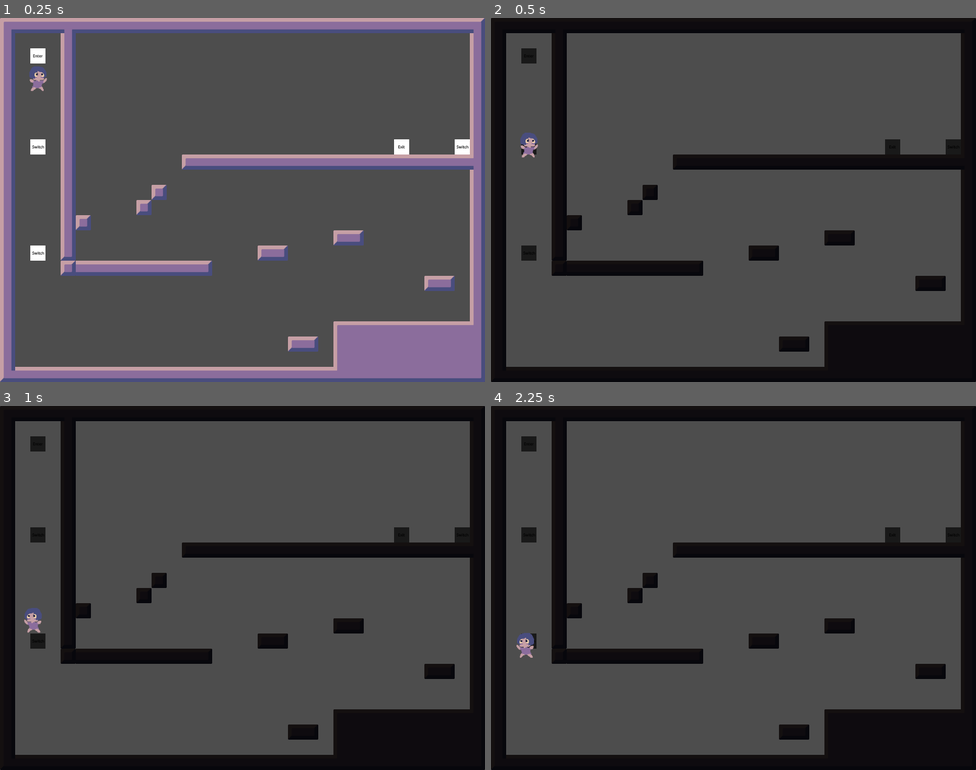
Above: before the commit, frames 1-4 (two rows, left to right).
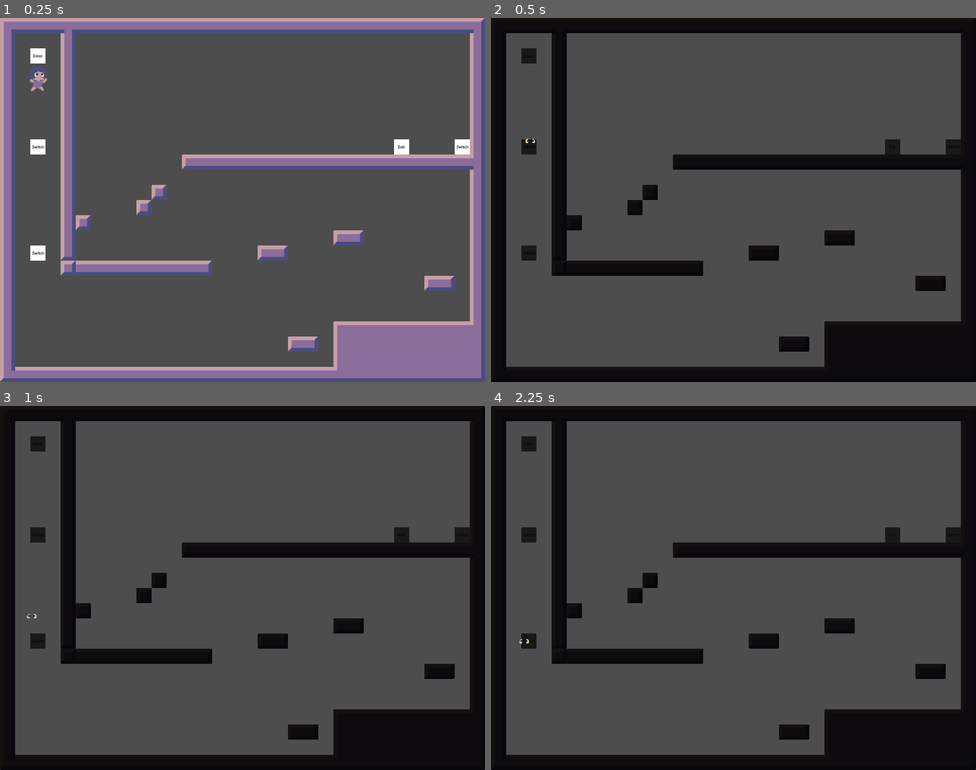
Above: after the commit, the same moments.

Repository: 3k2ng/mj160
Game: Godot game, scene res://scenes/game.tscn
Two runs of this game, one before a commit and one after it. Both use one fixed random seed, a clock stepped at 60 frames per second and the inputs below.
Inputs (mouse positions are in pixels of both pictures, inside the frame that each line leads up to):
- Up to frame 1 (0.25 s): no input
- Up to frame 2 (0.5 s): no input
- Up to frame 3 (1 s): tap Enter (ui_accept) at 0.5, 0.77 s; move the mouse to (349, 569) at 0.52 s; hold Right (ui_right) from 0.53 s (still down)
- Up to frame 4 (2.25 s): move the mouse to (636, 606) at 1.27 s; tap Enter (ui_accept) at 1.52 s; move the mouse to (782, 507) at 2.02 s; release Right (ui_right) at 2.03 s; hold Left (ui_left) from 2.03 s (still down)

Frame 1 is identical in both runs. In frame 2, 0.2% of the frame differs, in the area x 6-10%, y 31-39%; in frame 3, 0.2%; in frame 4, 0.2%.

Commit message:
Add and connect light_switched signal

Diff:
--- a/scenes/game.gd
+++ b/scenes/game.gd
@@ -16,6 +16,7 @@
 	add_child(map_node)
 	map_node.connect("initialised", _on_map_initialised)
 	map_node.connect("completed", _on_map_completed)
+	map_node.connect("light_switched", _on_map_light_switched)
 	# music
 	if map_node.music != $Music.stream:
 		$Music.stop()
@@ -31,3 +32,10 @@
 	else:
 		map_index += 1
 		load_map(map_index)
+
+func _on_map_light_switched(status):
+	print(status)
+	if status:
+		$Player.light_switched_on()
+	else:
+		$Player.light_switched_off()
--- a/scenes/levels/level.gd
+++ b/scenes/levels/level.gd
@@ -3,6 +3,8 @@
 signal initialised
 
 signal completed
+
+signal light_switched
 
 var spawn_position : Vector2
 
@@ -34,6 +36,7 @@
 		$TileMap.modulate = Color(1, 1, 1)
 		exit_door.disabled = true
 	switched = not switched
+	emit_signal("light_switched", not switched)
 
 func signal_completed():
 	emit_signal("completed")
